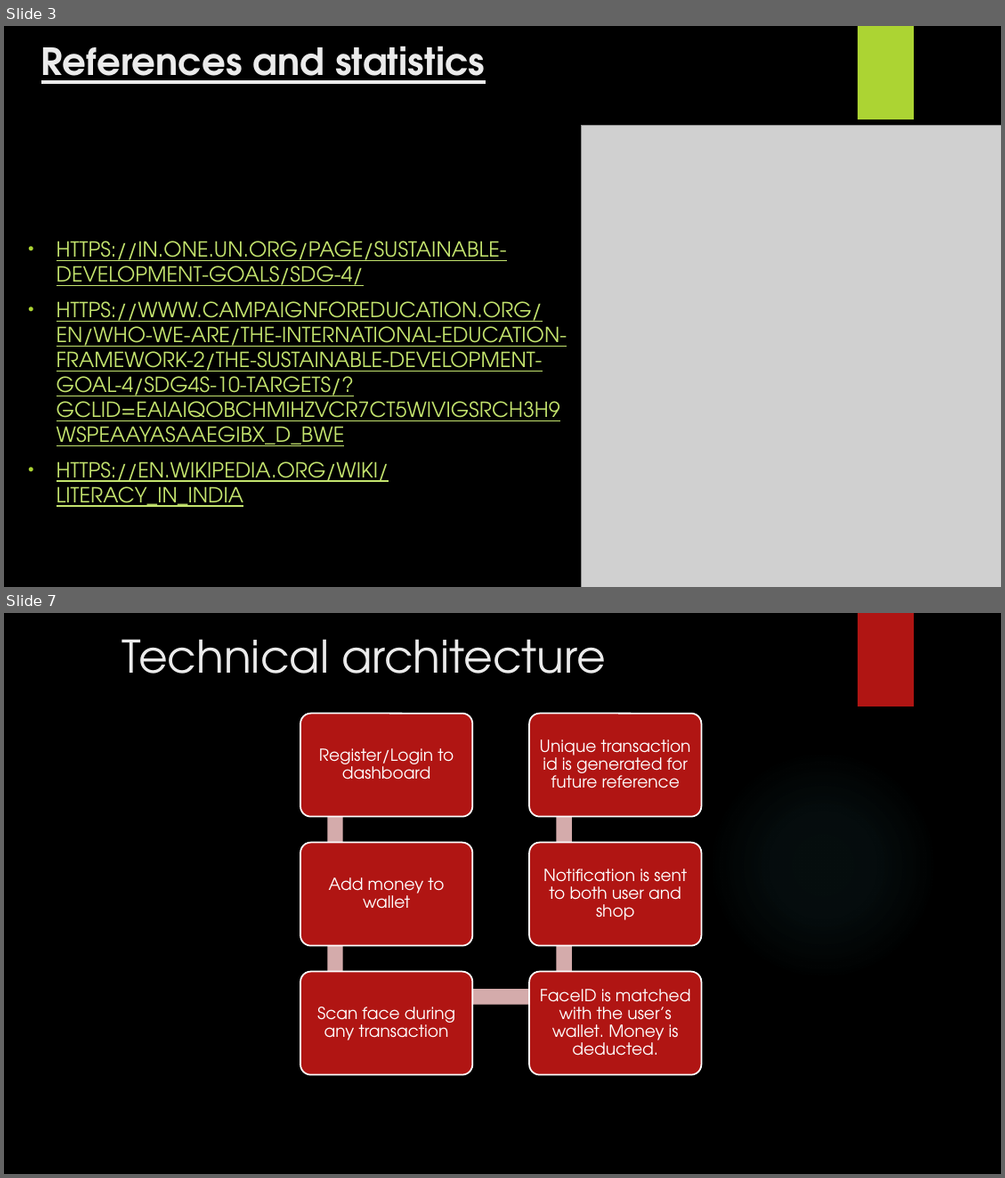
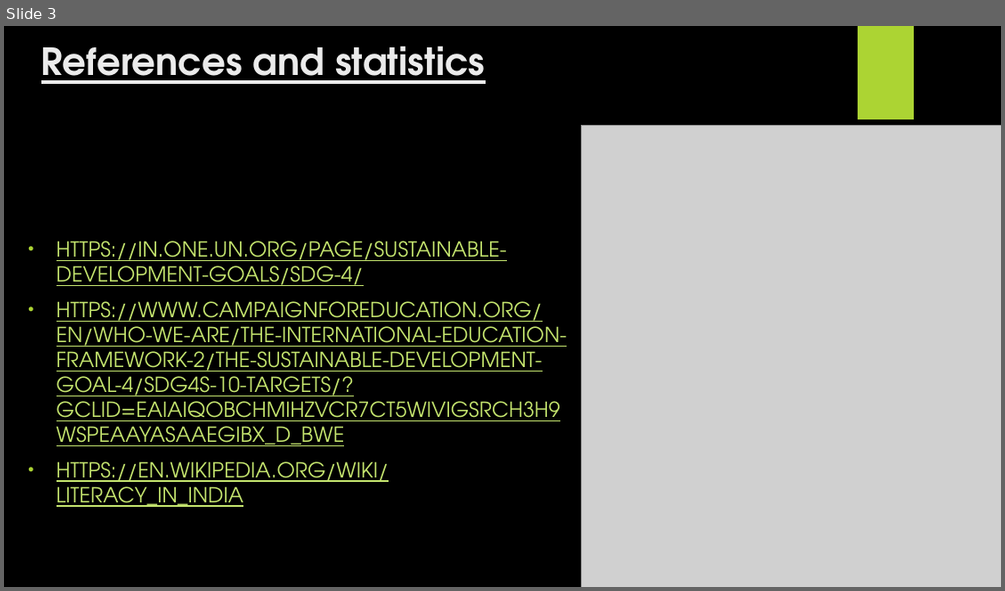
Before and after one commit to Rishabh510/HackVSIT3.0, a slide deck: Quality Education.pptx. Shown one above the other, each under a label of ours: slides 3 and 7 before the commit, slide 3 after it; the slides between them are not shown. The pictures are 1005x1178 and 1005x591 pixels, drawn with LibreOffice and Linux fonts; fonts in the diff are those of the drawing; grey boxes stand for pictures; background and template pictures are left out. Boxes give left, top, right and bottom in pixels: in the first picture for what was removed or moved away, otherwise in the second. Text is boxed around its words. In the diff, an @@ line names an element or a change of style, - is before the commit and + after.

```diff
--- a/Quality Education.pptx
+++ b/Quality Education.pptx
@@ slide 7 removed at (4, 613, 1001, 1174), background picture (left out) @@
@@ title removed at (121, 639, 606, 674) @@
-Technical architecture
@@ rectangle removed at (858, 613, 914, 706) @@
@@ group removed at (300, 714, 702, 1074): 6 rounded rectangles, 6 texts, 5 rectangles @@
-Register/Login to dashboard
-Add money to wallet
-Scan face during any transaction
-FaceID is matched with the user’s wallet. Money is deducted.
-Notification is sent to both user and shop
-Unique transaction id is generated for future reference
@@ ellipse removed at (708, 750, 938, 981) @@
```
Also in this commit, not shown: 4 slides changed, 1 slide added, 4 other slides removed.
